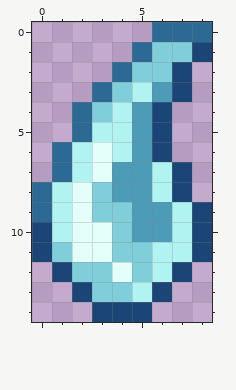
File history of a pixel-art sprite, Projectiles/Ranged/CEOTear.png. The picture above was drawn from the file before the commit.
The file is 18x30 pixels, drawn in blocks of 2x2; one block is one cell here.
After:
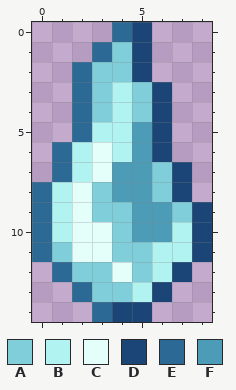
Palette (. is transparent): A #7fced9  B #b1f3f1  C #e4fffa  D #1b4576  E #2c6995  F #4c9bb7
Difference:
y 0: x 4..8 ..EEE -> ED...
y 1: x 3..8 ..EAAD -> EAD...
y 2: x 2..7 ..EAAD -> EAAD..
y 3: x 2..7 .EABFD -> EABAD.
y 4: x 5 F -> A
y 7..8: x 6 B -> A
y 9: x 7 B -> A
y 10..11: x 0 D -> E
y 12: x 1 D -> E
y 13: x 2 D -> E
y 14: x 3 D -> E
